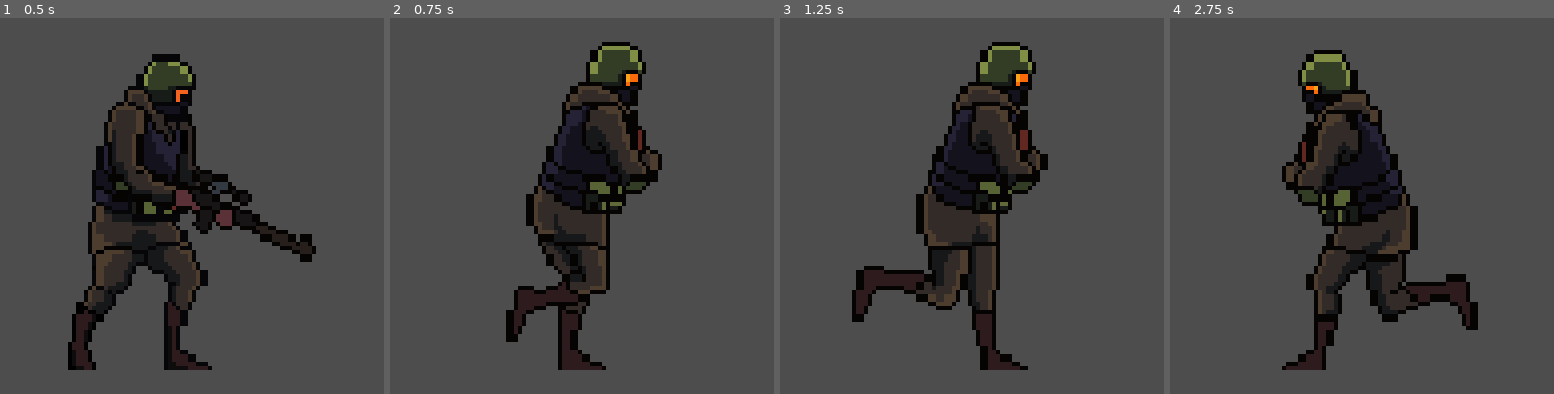
Above: before the commit, frames 1-4 (left to right).
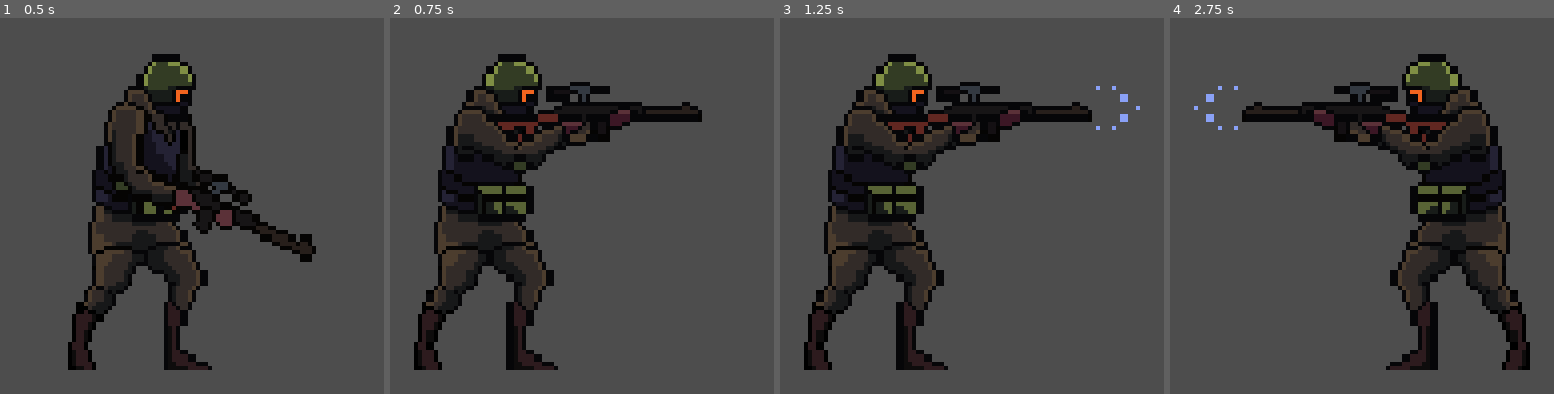
Above: after the commit, the same moments.

Repository: Elkhen-sketch/Shooter
Game: Godot game, scene res://Basic_level.tscn
The game is run twice, just before and just after one commit, with the same random seed, the same clock (stepped at 60 frames per second) and the same inputs.
Inputs:
- Up to frame 1 (0.5 s): no input
- Up to frame 2 (0.75 s): tap Enter at 0.5 s; hold D (move_right) from 0.53 s (still down); hold S (Shot, bound only after the commit) from 0.53 s (still down)
- Up to frame 3 (1.25 s): keep holding D (move_right); keep holding S (Shot, bound only after the commit); tap Space (Jump) at 0.77, 0.8, 1.07 s
- Up to frame 4 (2.75 s): release S (Shot, bound only after the commit) at 1.28 s; tap Space (Jump) at 1.35, 1.52, 1.82, 2.3 s; tap S (Shot, bound only after the commit) at 1.55 s; release D (move_right) at 2.03 s; hold A (move_left) from 2.03 s (still down); hold S (Shot, bound only after the commit) from 2.03 s (still down)

Frame 1 is identical in both runs. In frame 2, 32% of the frame differs, in the area x 6-82%, y 6-94%; in frame 3, 33%; in frame 4, 34%, in the area x 6-94%, y 8-94%.

Commit message:
changed action button

Diff:
--- a/Player/player.gd
+++ b/Player/player.gd
@@ -7,7 +7,7 @@
 const Jump = -300
 const Jump_horizontal = 100
 
-enum State { Idle, Run, Jump }
+enum State { Idle, Run, Jump, Shot }
 
 var current_state : State
 
@@ -22,6 +22,7 @@
 	player_Idle(delta)
 	player_run(delta)
 	player_jump(delta)
+	player_shooting(delta)
 
 	move_and_slide()
 
@@ -64,6 +65,11 @@
 		velocity.x += direction * Jump_horizontal * delta
 
 
+func player_shooting(delta: float):
+	var direction = Input.get_axis("move_left", "move_right")
+
+	if direction != 0 and Input.is_action_pressed("Shot"):
+		current_state = State.Shot
 
 func player_animations():
 	if current_state == State.Idle:
@@ -72,3 +78,5 @@
 		animated_sprite_2d.play("Run")
 	elif current_state == State.Jump:
 		animated_sprite_2d.play("Jump")
+	elif current_state == State.Shot:
+		animated_sprite_2d.play("shot")
--- a/Player/player.tscn
+++ b/Player/player.tscn
@@ -1,10 +1,11 @@
-[gd_scene load_steps=34 format=3 uid="uid://dxsmjqly2mq2"]
+[gd_scene load_steps=39 format=3 uid="uid://dxsmjqly2mq2"]
 
 [ext_resource type="Script" uid="uid://3cva6lvqgvcp" path="res://Player/player.gd" id="1_gwnis"]
 [ext_resource type="Texture2D" uid="uid://mr5nytpf71j7" path="res://Player/Idle.png" id="1_l8h54"]
 [ext_resource type="Texture2D" uid="uid://c8f7f0ao363yn" path="res://Player/JUmmp.png" id="3_fhl08"]
 [ext_resource type="Texture2D" uid="uid://dayrad5yo5cyl" path="res://Player/Run.png" id="3_k53q1"]
 [ext_resource type="Texture2D" uid="uid://d1wk0yhn7ij4p" path="res://Player/Walk.png" id="4_fhl08"]
+[ext_resource type="Texture2D" uid="uid://bl7h0cwjn67qo" path="res://Player/Shot_1.png" id="5_fhl08"]
 
 [sub_resource type="AtlasTexture" id="AtlasTexture_4ntmi"]
 atlas = ExtResource("1_l8h54")
@@ -77,6 +78,22 @@
 [sub_resource type="AtlasTexture" id="AtlasTexture_gu6f8"]
 atlas = ExtResource("3_k53q1")
 region = Rect2(640, 0, 128, 128)
+
+[sub_resource type="AtlasTexture" id="AtlasTexture_76lrf"]
+atlas = ExtResource("5_fhl08")
+region = Rect2(0, 0, 128, 128)
+
+[sub_resource type="AtlasTexture" id="AtlasTexture_efx54"]
+atlas = ExtResource("5_fhl08")
+region = Rect2(128, 0, 128, 128)
+
+[sub_resource type="AtlasTexture" id="AtlasTexture_755ss"]
+atlas = ExtResource("5_fhl08")
+region = Rect2(256, 0, 128, 128)
+
+[sub_resource type="AtlasTexture" id="AtlasTexture_bbimk"]
+atlas = ExtResource("5_fhl08")
+region = Rect2(384, 0, 128, 128)
 
 [sub_resource type="AtlasTexture" id="AtlasTexture_dkpta"]
 atlas = ExtResource("4_fhl08")
@@ -184,6 +201,23 @@
 "frames": [],
 "loop": true,
 "name": &"default",
+"speed": 5.0
+}, {
+"frames": [{
+"duration": 1.0,
+"texture": SubResource("AtlasTexture_76lrf")
+}, {
+"duration": 1.0,
+"texture": SubResource("AtlasTexture_efx54")
+}, {
+"duration": 1.0,
+"texture": SubResource("AtlasTexture_755ss")
+}, {
+"duration": 1.0,
+"texture": SubResource("AtlasTexture_bbimk")
+}],
+"loop": true,
+"name": &"shot",
 "speed": 5.0
 }, {
 "frames": [{
@@ -227,7 +261,7 @@
 [node name="AnimatedSprite2D" type="AnimatedSprite2D" parent="."]
 position = Vector2(2, -86)
 sprite_frames = SubResource("SpriteFrames_00tjw")
-animation = &"Jump"
+animation = &"shot"
 autoplay = "Idle"
 
 [node name="CollisionShape2D" type="CollisionShape2D" parent="."]
--- a/project.godot
+++ b/project.godot
@@ -42,6 +42,11 @@
 "events": [Object(InputEventKey,"resource_local_to_scene":false,"resource_name":"","device":-1,"window_id":0,"alt_press …(191 unchanged characters)…
 ]
 }
+Shot={
+"deadzone": 0.2,
+"events": [Object(InputEventKey,"resource_local_to_scene":false,"resource_name":"","device":-1,"window_id":0,"alt_pressed":false,"shift_pressed":false,"ctrl_pressed":false,"meta_pressed":false,"pressed":false,"keycode":0,"physical_keycode":83,"key_label":0,"unicode":115,"location":0,"echo":false,"script":null)
+]
+}
 
 [layer_names]
 
Binary file added: Player/Shot_1.png
Not shown, added: Player/Shot_1.png.import
